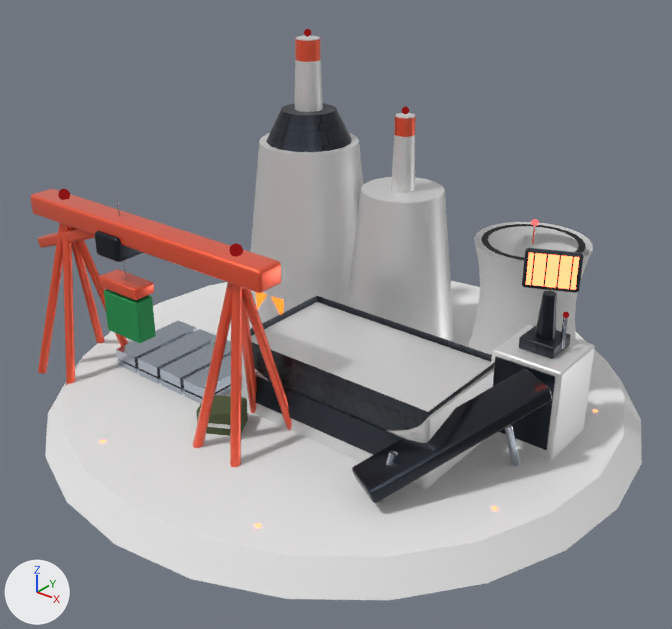
The glTF model public/models/buildings/steel-T5.glb as it was, and as the next commit left it.
The view is the same before and after, from a 50 mm lens placed at (5.34, -6.8, 5.51), pointed at (0.14, -0.3, 1.48). Arrows for +X, +Y and +Z are at lower left; the lights stay in place. The first picture is the older version. Where no turn or scale is listed for an object, it has been applied to the vertices.
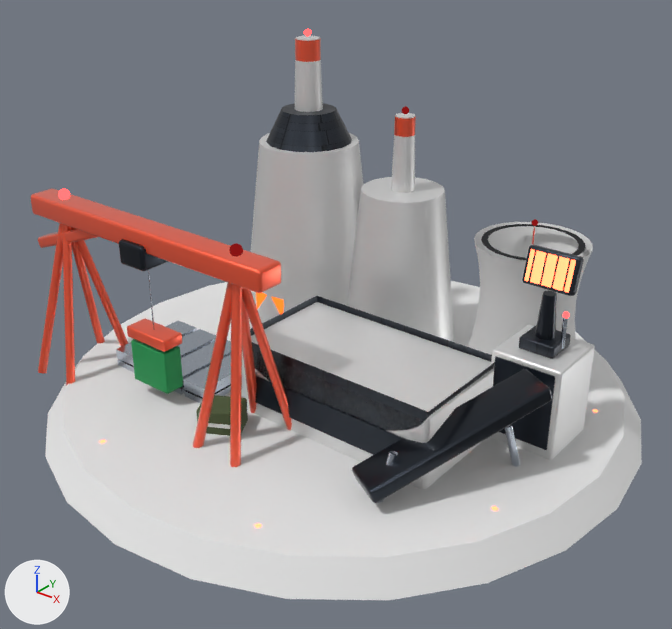
ob_node_85 is not drawn itself; it is the parent of ob_mesh_64, ob_mesh_65, ob_mesh_66, ob_mesh_67, ob_mesh_68, ob_mesh_69.

The change in detail:
Object 'Mesh_48' (ob_mesh_48) moves from (-1.56, -1.5, 2.2) to (-1.2, -1.5, 2.2).
Object 'Mesh_49' (ob_mesh_49) moves from (-1.56, -1.5, 2.2) to (-1.2, -1.5, 1.75).
Object 'Mesh_50' (ob_mesh_50) moves from (-1.56, -1.5, 1.75) to (-1.2, -1.5, 1.3).
Object 'Mesh_51' (ob_mesh_51) moves from (-1.56, -1.5, 1.43) to (-1.2, -1.5, 0.98).
In object 'Node_85' (ob_node_85), parent goes from ob_node_84 to ob_anim_rot.
Object 'anim:rot' (ob_anim_rot) is new.
Its parent is ob_node_82.
Its location is (0.0, 0.0, 0.725).

Where the change shows, as pixel boxes (x1, y1, x2, y2) in the pictures (672 x 629 px):
'Mesh_51', moved: before (104, 289, 156, 343); after (131, 339, 183, 394)
'Mesh_50', moved: before (99, 269, 154, 300); after (127, 318, 182, 352)
'Mesh_65', moved: before (526, 252, 579, 290); after (525, 249, 576, 293)
'Mesh_48', moved: before (95, 231, 143, 262); after (119, 239, 169, 271)
'Mesh_64', moved: before (522, 248, 584, 293); after (522, 245, 584, 296)
'Mesh_49', moved: before (117, 197, 127, 279); after (148, 270, 155, 330)
'Mesh_68', moved: before (556, 255, 561, 289); after (551, 255, 560, 289)
'Mesh_69', moved: before (569, 256, 574, 290); after (562, 258, 571, 292)
'Mesh_67', moved: before (543, 254, 548, 287); after (540, 252, 548, 286)
'Mesh_66', moved: before (531, 252, 536, 286); after (528, 250, 537, 282)
